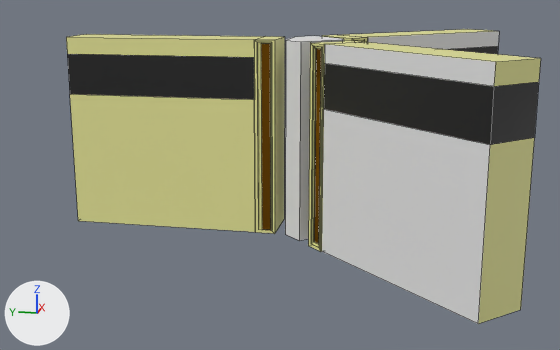
Renders of the Blender file hotels/mirage/mirage_tower.blend from each side of a commit.
Both versions are drawn from a 50 mm camera at (-393.0, -66.0, 127.0) aimed at (-3.0, 12.0, 29.0). Every picture has the same lights, and +X, +Y and +Z are marked at lower left. Mesh edges are drawn as thin lines.

Names of what the first picture shows: 'LeftTower', 'RearTower.001', 'RightTower', 'TowerHub2.002'.
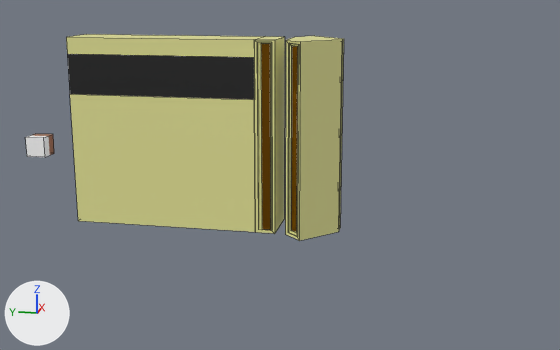
Pixel boxes [x1, y1, x2, y2] of what changed, in the pictures (560 x 350 px):
'LeftTower', hidden
    before: [308, 41, 541, 324]
'TowerHub2.002', reshaped, moved, turned, rescaled
    both: [285, 36, 344, 241]
'RightTower', hidden
    before: [322, 29, 499, 54]
'Cube', added
    after: [26, 134, 54, 157]
part 1 of me_cube_009, recoloured (beige)
    before: [478, 138, 534, 324]
part 2 of me_cube_009, recoloured
    before: [325, 31, 499, 86]
part 3 of me_cube_009, recoloured
    before: [322, 109, 490, 324]

The change, as a list of edits to the scene's bpy script:
```text
Add mat_goldstripes:
    mat_goldstripes = bpy.data.materials.new('GoldStripes')
    # nodes: BsdfPrincipled, OutputMaterial, TexCoord, TexGradient, ValToRGB
    # colours: white #ffffff, brown #a06848
Change me_cube_009:
    where me_cube_009.from_pydata(...)  # 64 vertices, 49 faces; spans x -1.0..1.21, y -1.05..1.05, z -1.0..1.0
    used by ob_reartower_001; location = (0.0, 73.3, 50.0); rotation_euler = (0.0, 0.0, 1.571), in degrees (0, 0, 90); scale = (-50.2, 12.3, 50.0)
    me_cube_009 part 1: the 1 face centred in x -1.0, y 0.0, z -0.3 switches from mat_lightyellow (beige #e7e698) to mat_goldstripes
    me_cube_009 part 2: the 1 face centred in x 0.0, y -1.0, z 0.91 switches from mat_material (white #e7e7e7) to mat_lightyellow (beige #e7e698)
    me_cube_009 part 3: the 1 face centred in x 0.0, y -1.0, z -0.3 switches from mat_material (white #e7e7e7) to mat_goldstripes
    remove me_cube_009.materials.append(mat_material)  # white #e7e7e7
    add me_cube_009.materials.append(mat_goldstripes)
    add me_cube_009.materials.append(mat_goldstripes)
Change me_circle_001:
    used by ob_towerhub2_002; location = (-0.2, -14.4, 100.0); rotation_euler = (0.0, 0.0, 0.524), in degrees (0, 0, 30); scale = (25.0, 25.0, 17.3)
    remove me_circle_001.from_pydata(...)  # 18 vertices, 14 faces; spans x -0.5..0.99, y -0.26..0.99, z -5.79..0.0
    add me_circle_001.from_pydata(...)  # 52 vertices, 38 faces; spans x 1.32..1.85, y -1.76..1.75, z -1.0..1.0
    me_circle_001 part 4: the whole mesh is rebuilt
    add me_circle_001.materials.append(mat_lightyellow)  # beige #e7e698
    add me_circle_001.materials.append(mat_goldenbrown)
Add me_cube_005:
    me_cube_005.from_pydata(...)  # a box spanning x -1.0..1.0, y -1.0..1.0, z -1.0..1.0
    me_cube_005.materials.append(mat_goldstripes)
Change ob_lefttower:
    add ob_lefttower.hide_set(True)
Change ob_righttower:
    add ob_righttower.hide_set(True)
Change ob_towerhub2_002:
    ob_towerhub2_002.location: (-0.2, -14.4, 100.0) -> (0.0, 73.3, 50.0)
    ob_towerhub2_002.rotation_euler: (0.0, 0.0, 0.524) -> (0.0, 0.0, 1.571)  # degrees (0, 0, 30) -> degrees (0, 0, 90)
    ob_towerhub2_002.scale: (25.0, 25.0, 17.3) -> (-50.2, 12.3, 50.0)
Add ob_cube:
    ob_cube = bpy.data.objects.new('Cube', me_cube_005)
    ob_cube.location = (13.5, 157.0, 36.0)
    ob_cube.scale = (5.63, 5.63, 5.63)
```
